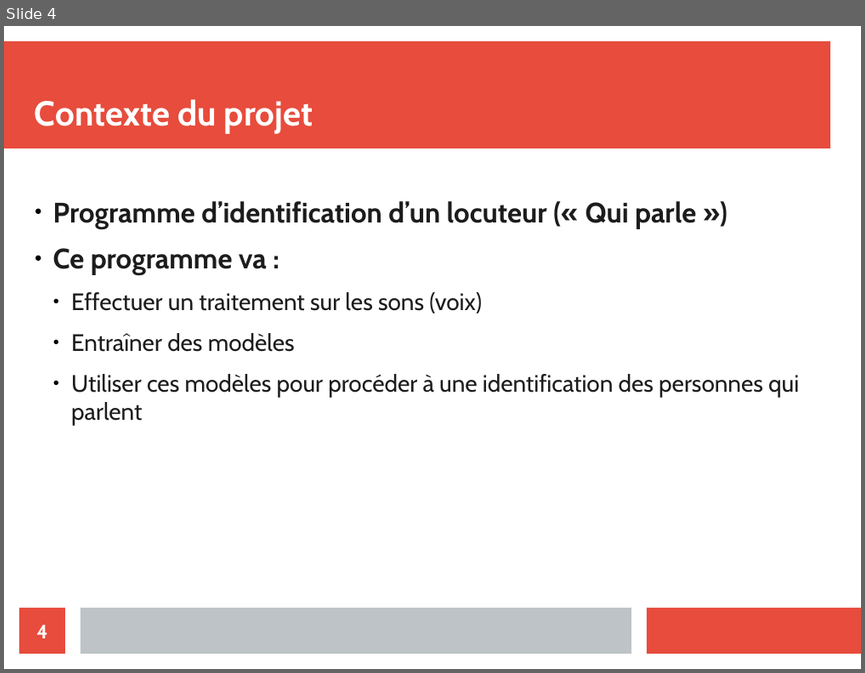
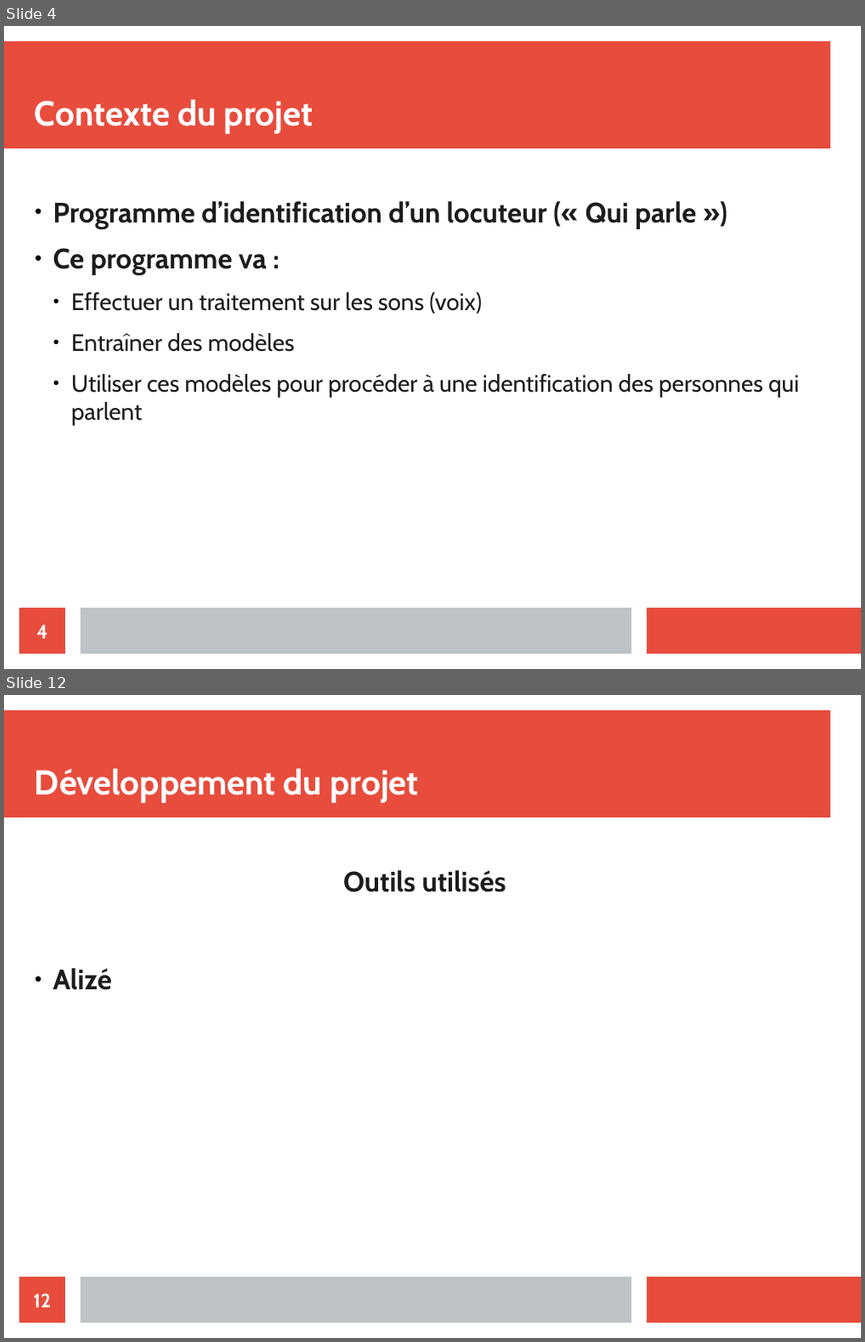
Before and after one commit to bessalahAmar/Speaker-Verification-paris8-, a slide deck: Presentation/diapo.odp. Shown one above the other, each under a label of ours: slide 4 before the commit, slides 4 and 12 after it; the slides between them are not shown. The pictures are 865x673 and 865x1342 pixels, drawn with LibreOffice and Linux fonts; fonts in the diff are those of the drawing. Boxes give left, top, right and bottom in pixels: in the first picture for what was removed or moved away, otherwise in the second. Text is boxed around its words. In the diff, an @@ line names an element or a change of style, - is before the commit and + after.

```diff
--- a/Presentation/diapo.odp
+++ b/Presentation/diapo.odp
@@ slide 12 added at [4, 695, 861, 1338], background #FFFFFF; not listed: 3 template elements that a slide beside it also shows @@
@@ title added at [35, 768, 419, 803], 32 pt, text #FFFFFF, bold @@
+Développement du projet
@@ text added at [343, 870, 506, 892], 26 pt, text #1C1C1C, bold @@
+Outils utilisés
@@ text added at [53, 968, 112, 990], 26 pt, text #1C1C1C, bold @@
+● Alizé
@@ page number added at [19, 1276, 65, 1322], fill #E74C3C, 18 pt, text #FFFFFF, bold @@
+12
```
Also in this commit, not shown: 3 slides changed, 13 other slides added.
